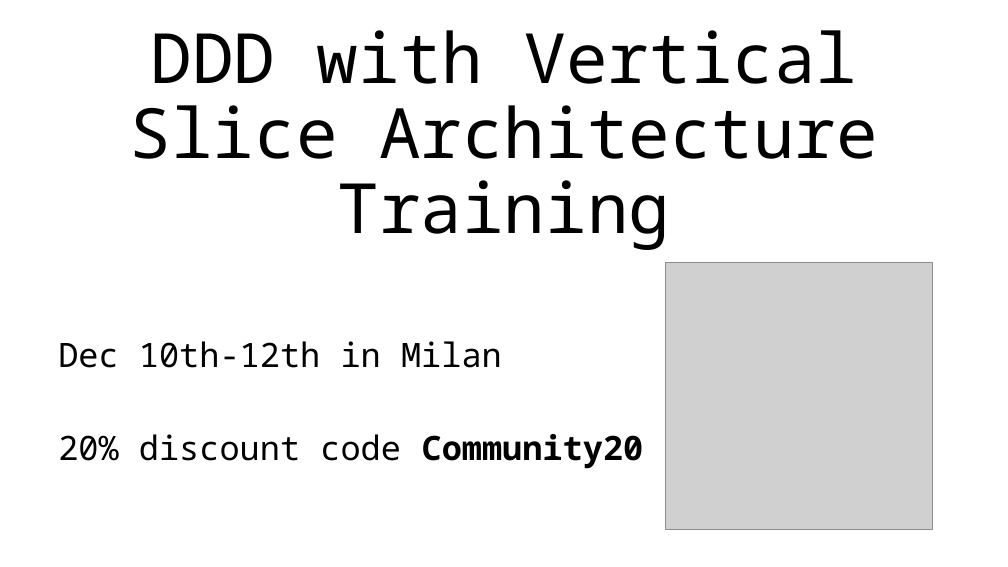
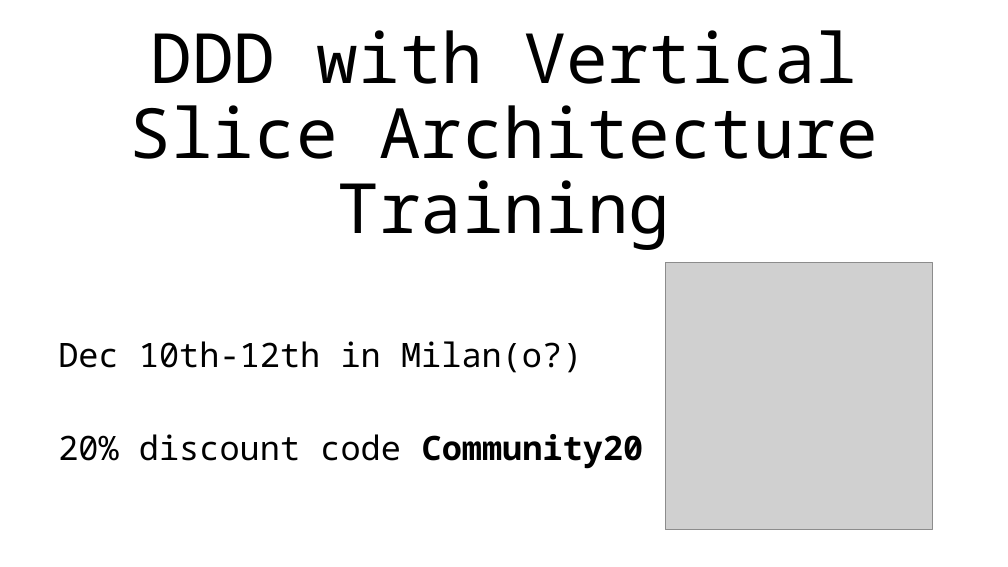
Before and after one commit to jbogard/presentations, a slide deck: slide 23 of DDDWithVSA/DDDWithVSA.pptx. Drawn at 1008x567 pixels with LibreOffice and Linux fonts; fonts in the diff are those of the drawing; grey boxes stand for pictures. Boxes give left, top, right and bottom in pixels: in the first picture for what was removed or moved away, otherwise in the second. Text is boxed around its words. In the diff, an @@ line names an element or a change of style, - is before the commit and + after.

```diff
--- a/DDDWithVSA/DDDWithVSA.pptx
+++ b/DDDWithVSA/DDDWithVSA.pptx
@@ subtitle at bbox=[58, 341, 582, 373]: text changed @@
-Dec 10th-12th in Milan
+Dec 10th-12th in Milan(o?)
```
Also in this commit, not shown: 3 other slides changed, 2 other files.
